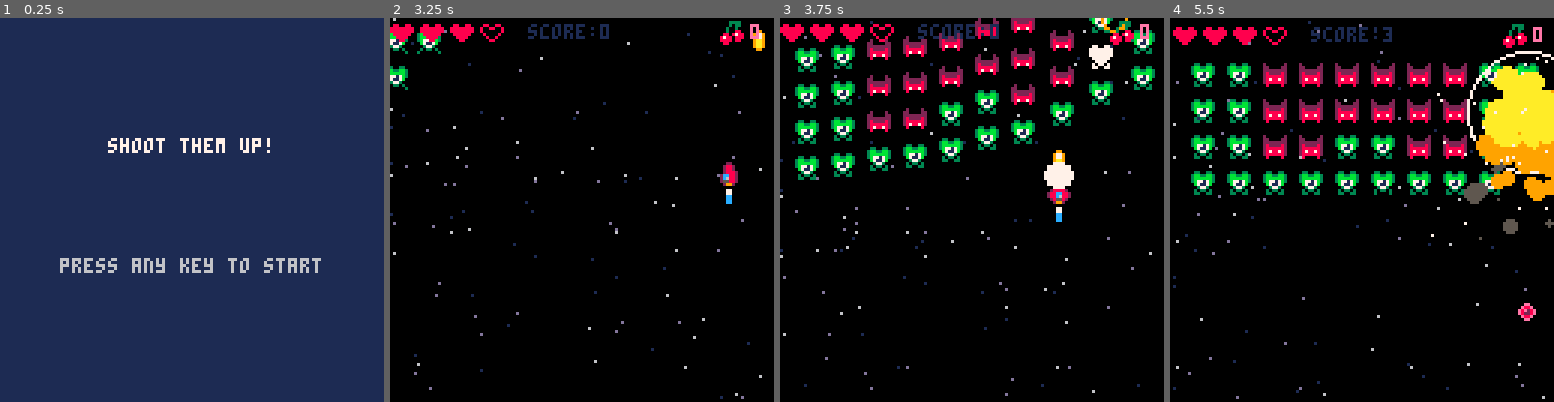
Above: before the commit, frames 1-4 (left to right).
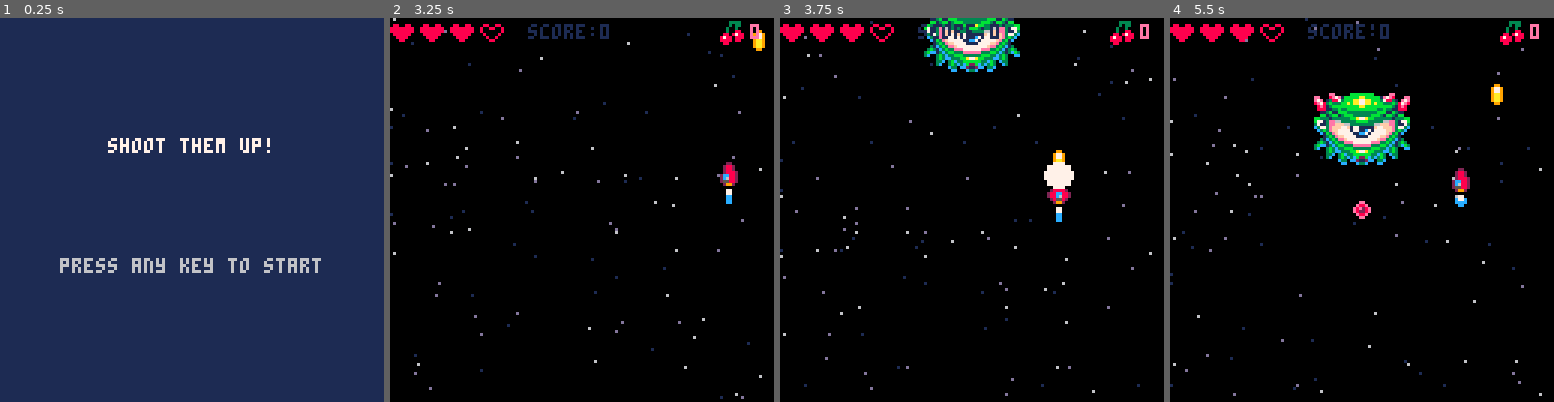
Above: after the commit, the same moments.

Repository: gabriel-jm/pico8-games
Game: PICO-8 cartridge shmup.p8
The game is run twice, just before and just after one commit, with the same random seed, the same clock (stepped at 60 frames per second) and the same inputs.
Inputs:
- Up to frame 1 (0.25 s): no input
- Up to frame 2 (3.25 s): tap X (X key) at 0.33, 1.07, 1.85, 2.97 s; tap O (Z key) at 0.7, 1.7, 2.1, 2.5, 2.9 s; hold Right 1.6-2.1 s; hold Up 2.15-2.42 s; hold Right 2.47-3.03 s; hold Left from 3.08 s (still down)
- Up to frame 3 (3.75 s): tap O (Z key) at 3.3, 3.7 s; release Left at 3.58 s; hold Down from 3.63 s (still down)
- Up to frame 4 (5.5 s): release Down at 3.97 s; hold Right 4.02-4.68 s; tap X (X key) at 4.08, 5.2 s; tap O (Z key) every 0.4 s from 4.1 to 5.3 s; hold Up 4.73-5.03 s; hold Left from 5.08 s (still down)

Frame 1 is identical in both runs. In frame 2, 0.5% of the frame differs, in the area x 0-14%, y 3-19%; in frame 3, 11%; in frame 4, 21%, in the area x 0-100%, y 0-100%.

Commit message:
shmup - create a customize a boss

Diff:
--- a/shmup.p8
+++ b/shmup.p8
@@ -94,7 +94,8 @@
 					rnd()
 				)
 			end
-		}
+		},
+		boss
 	}
 
 	wave_patterns={
@@ -131,6 +132,12 @@
 				split"0,0,0,0,4,0,0,0,0,0",
 				split"0,0,0,0,0,0,0,0,0,0"
 			}
+		},
+		{
+			freq=40,
+			pattern={
+				split"0,0,0,0,5,0,0,0,0,0"
+			}
 		}
 	}
 
@@ -165,7 +172,7 @@
 function startgame()
 --	music(-1,1000)
 	t=0
-	wave=1
+	wave=4
 	next_wave()
 
 	ship=make_obj{
@@ -262,10 +269,10 @@
 end
 
 function has_collision(a,b)
-	if a.y>b.y+b.col_width-1 then
+	if a.y>b.y+b.col_height-1 then
 		return false
 	end
-	if b.y>a.y+a.col_width-1 then
+	if b.y>a.y+a.col_height-1 then
 		return false
 	end
 	if a.x>b.x+b.col_width-1 then
@@ -397,10 +404,14 @@
 	obj.hp=val.hp or 5
 	obj.spr_width=val.spr_width
 		or 1
+	obj.spr_height=val.spr_height
+		or obj.spr_width
 	obj.ani_frame=1
 	obj.ani_spd=0.4
 	obj.col_width=val.col_width
 		or 8
+	obj.col_height=val.col_height
+		or obj.col_width
 
 	return obj
 end
@@ -507,9 +518,9 @@
 				del(bullets,b)
 				e.hp-=b.dmg
 				sfx(3)
-				e.flash=2
-				small_sparks(b.x+4,b.y+4)
-				small_shwave(b.x+4,b.y+4)
+				e.flash=e.hit_flash or 2
+				small_sparks(b.x+2,b.y+2)
+				small_shwave(b.x+2,b.y+2)
 
 				if e.hp<=0 then
 					kill_enemy(e)
@@ -573,7 +584,7 @@
 
 		if
 			(
-				e.mission!=fly_in
+				e.mission!=e.fly_in
 				and e.mission!=waiting
 			)
 			and (
@@ -711,10 +722,15 @@
 
 	foreach(enemies,function(e)
 		if e.flash>0 then
+			if e.flashing then
+				e:flashing()
+			else
+				for i=1,15 do
+					pal(i,7)
+				end
+			end
+
 			e.flash-=1
-			for i=1,15 do
-				pal(i,7)
-			end
 		end
 
 		draw_sprite(e)
@@ -835,7 +851,7 @@
 		spr_x,
 		spr_y,
 		item.spr_width,
-		item.spr_width
+		item.spr_height
 	)
 end
 
@@ -894,7 +910,7 @@
 			sprite.x+mx,
 			sprite.y+my,
 			sprite.spr_width,
-			sprite.spr_width
+			sprite.spr_height
 		)
 	end)
 end
@@ -906,19 +922,24 @@
 	local stats=enemy_types[typ]
 
 	add(enemies,make_obj {
-		x=x*1.2-16,
-		y=y-62,
+		x=stats.x or x*1.2-16,
+		y=stats.y or y-62,
 		hp=stats.hp,
 		spr=stats.spr,
 		ani=stats.ani,
 		spr_width=stats.spr_width,
+		spr_height=stats.spr_height,
 		col_width=stats.col_width,
-		pos_x=x,
-		pos_y=y,
-		mission=fly_in,
+		col_height=stats.col_height,
+		pos_x=stats.pos_x or x,
+		pos_y=stats.pos_y or y,
+		mission=stats.fly_in or fly_in,
 		wait=wait,
 		atk=stats.atk,
-		shoot=stats.shoot or shot
+		shoot=stats.shoot or shot,
+		hit_flash=stats.hit_flash,
+		fire_flash=stats.fire_flash,
+		flashing=stats.flashing
 	})
 end
 
@@ -1095,7 +1116,7 @@
 -- bullets
 
 function fire(en,ang,spd)
-	en.flash=4
+	en.flash=en.fire_flash or 4
 
 	sfx(29)
 	return add(
@@ -1157,166 +1178,228 @@
 	invul=30
 	sfx(33)
 end
-…(163 lines of a section not shown)…
+-->8
+-- boss
+
+boss={
+	x=48,
+	y=-24,
+	pos_x=48,
+	pos_y=25,
+
+	hp=200,
+	spr=68,
+	ani=split"68,72,76,72",
+	spr_width=4,
+	spr_height=3,
+	col_width=32,
+	col_height=24,
+	hit_flash=6,
+	fire_flash=0
+}
+
+function boss.fly_in(en)
+	local dx=(en.pos_x-en.x)/6
+	local dy=(en.pos_y-en.y)/7
+
+	en.y+=min(dy,1.5)
+
+	if
+		abs(en.y-en.pos_y)<0.5
+	then
+		en.y=en.pos_y
+		en.x=en.pos_x
+		en.mission=boss.phase_1
+	end
+end
+
+function boss.atk()
+
+end
+
+function boss.shoot(self)
+	fire_spread(
+		self,
+		12,
+		2,
+		rnd()
+	)
+end
+
+function boss.flashing(self)
+	if t%4<2 then
+		pal(3,8)
+		pal(11,14)
+	end
+
+	self.spr=64
+end
+
+function boss.phase_1(self)
+	if t%15==0 then
+		fire(self,0,2)
+	end
+end
+…(163 lines of a section not shown)…
Not shown, changed: 24 lines of the sprite sheet (__gfx__) section of shmup.p8
